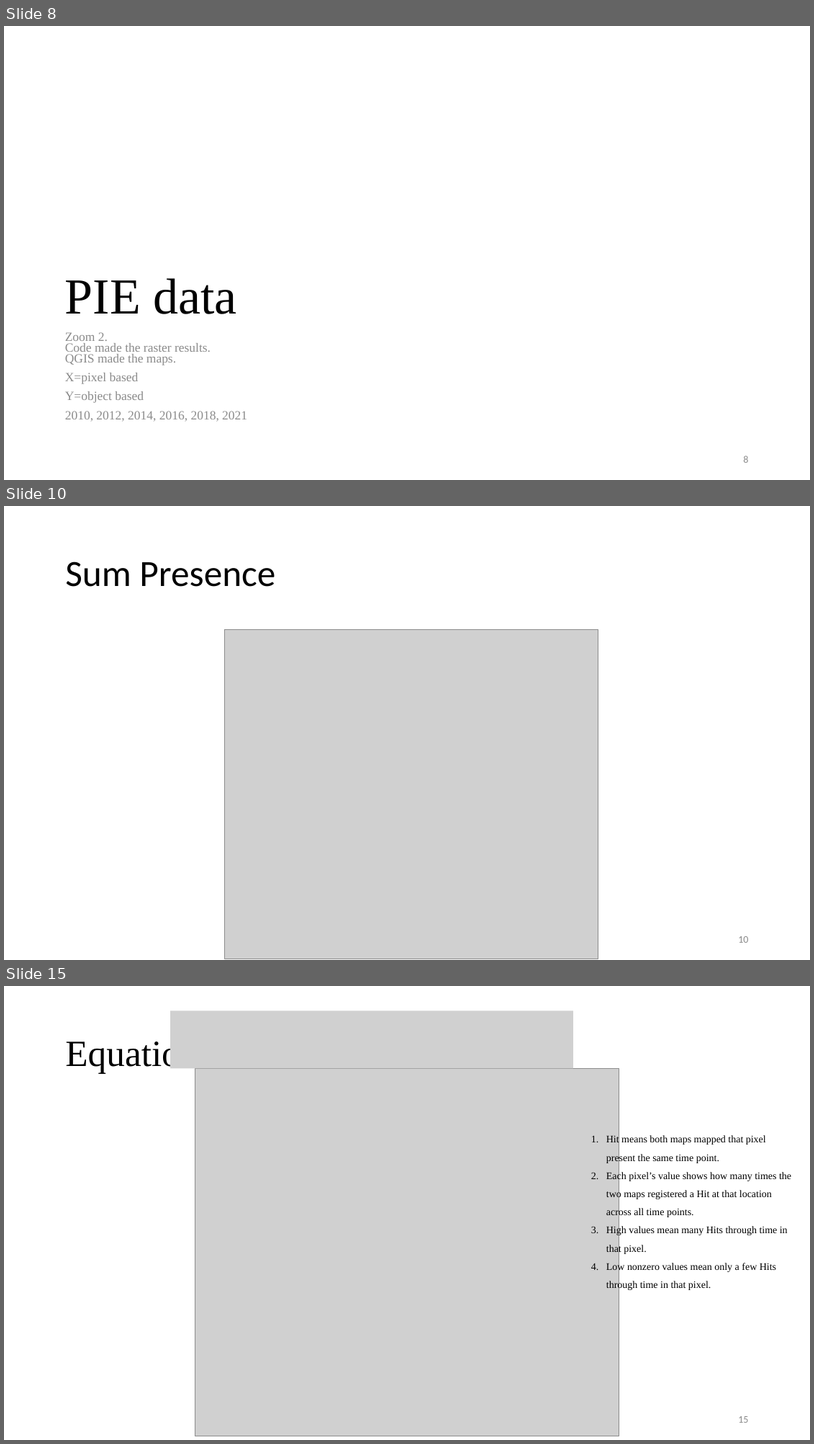
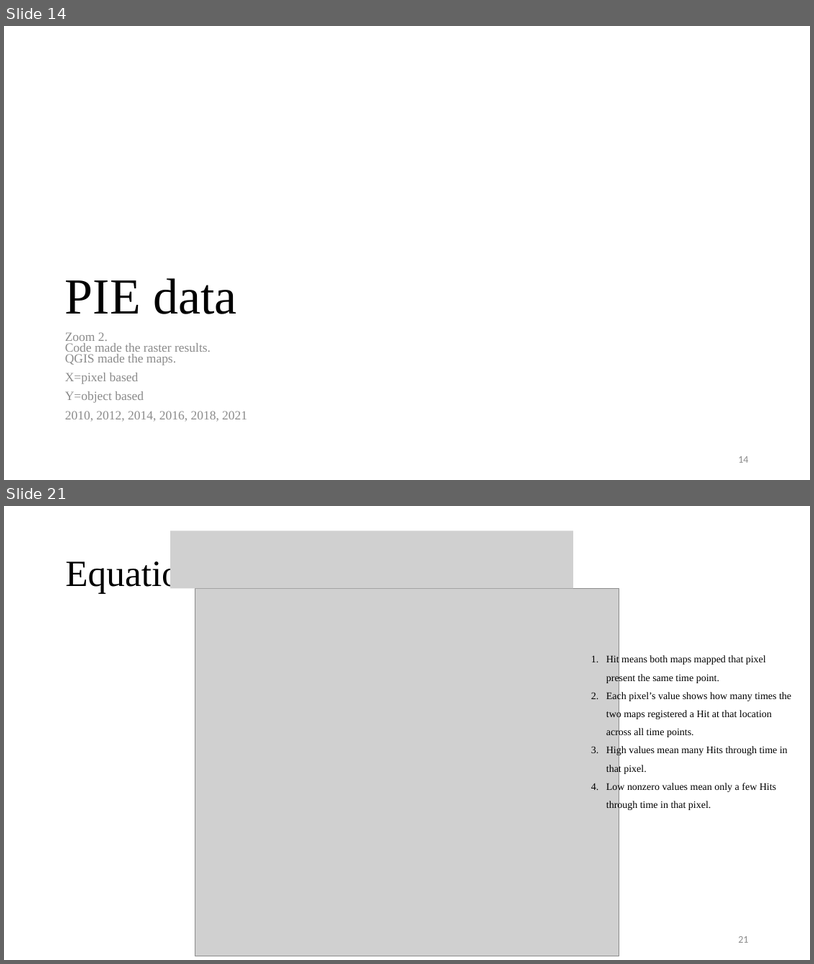
Before and after one commit to antoniovfonseca/compare-time-series, a slide deck: presentations/PIEzoomed_meeting_nov6.pptx. Shown one above the other, each under a label of ours: slides 8, 10 and 15 before the commit, slides 14 and 21 after it; the slides between them are not shown. The pictures are 814x1444 and 814x964 pixels, drawn with LibreOffice and Linux fonts; fonts in the diff are those of the drawing; grey boxes stand for pictures. Boxes give left, top, right and bottom in pixels: in the first picture for what was removed or moved away, otherwise in the second. Text is boxed around its words. In the diff, an @@ line names an element or a change of style, - is before the commit and + after.

```diff
--- a/presentations/PIEzoomed_meeting_nov6.pptx
+++ b/presentations/PIEzoomed_meeting_nov6.pptx
@@ slide 10 removed at (4,506,810,960), background #FFFFFF @@
@@ title removed at (65,561,275,587) @@
-Sum Presence
@@ picture removed at (225,629,599,958) @@
@@ page number removed at (738,936,748,942) @@
-10
@@ what was slide 8 is now slide 14 @@
@@ page number at (738,456,748,462): text changed @@
-8
+14
@@ what was slide 15 is now slide 21 @@
@@ page number at (738,936,748,942): text changed @@
-15
+21
```
Also in this commit, not shown: 4 slides changed, 8 slides added, 1 other slide removed.
